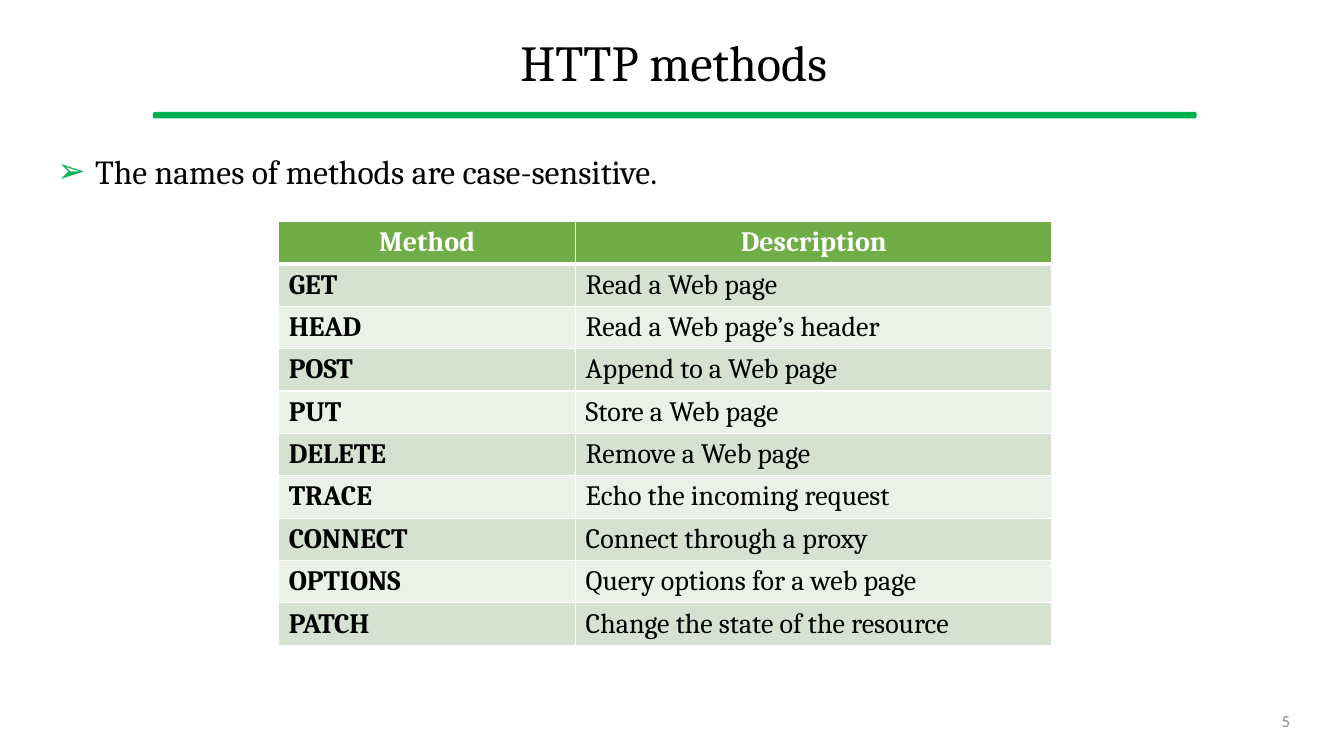
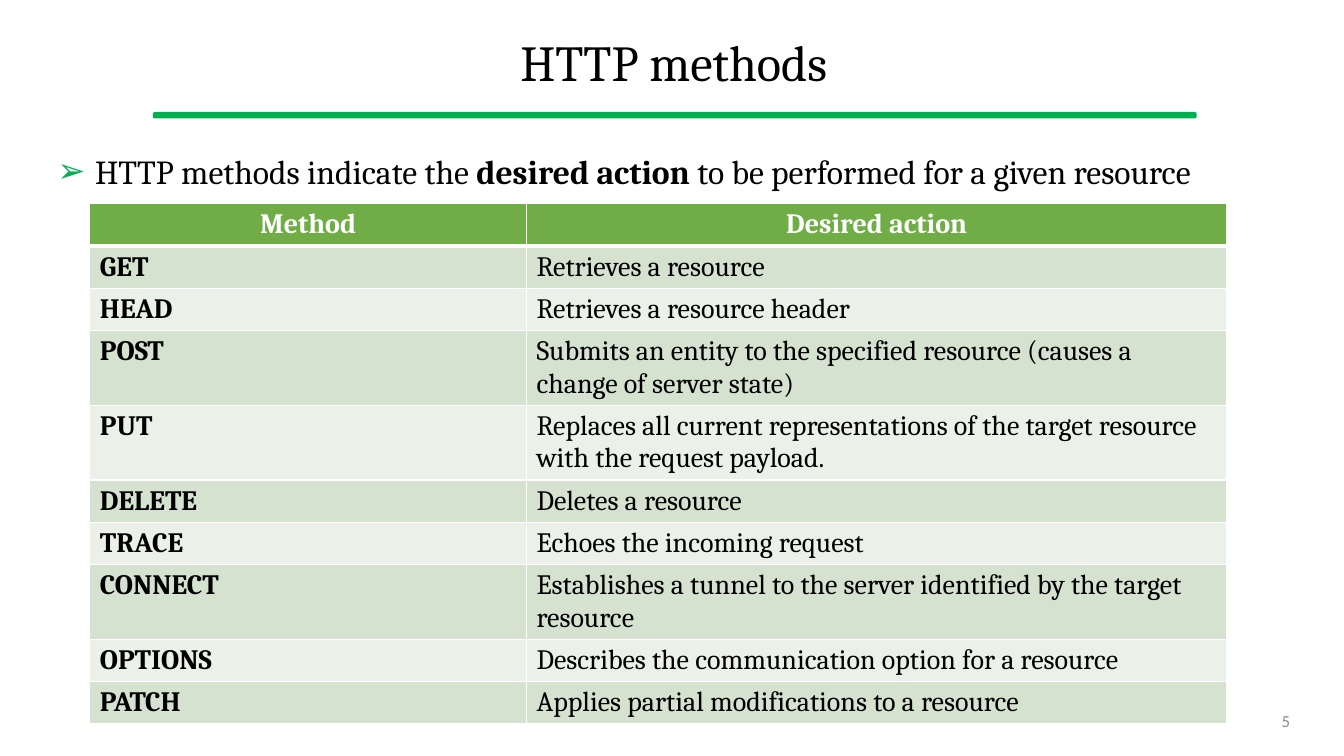
Before and after one commit to gcappon/bwthw, a slide deck: slide 5 of theory_05-http/theory_05-http.pptx. Drawn at 1344x756 pixels with LibreOffice and Linux fonts; fonts in the diff are those of the drawing. Boxes give left, top, right and bottom in pixels: in the first picture for what was removed or moved away, otherwise in the second. Text is boxed around its words. In the diff, an @@ line names an element or a change of style, - is before the commit and + after.

```diff
--- a/theory_05-http/theory_05-http.pptx
+++ b/theory_05-http/theory_05-http.pptx
@@ text at bbox=[95, 160, 1191, 192]: text changed @@
-➢ The names of methods are case-sensitive.
+➢ HTTP methods indicate the desired action to be performed for a given resource
@@ table at bbox=[90, 204, 1227, 741] @@
-row 1, column 2: Description
+row 1, column 2: Desired action
-row 2, column 2: Read a Web page
+row 2, column 2: Retrieves a resource
-row 3, column 2: Read a Web page’s header
+row 3, column 2: Retrieves a resource header
-row 4, column 2: Append to a Web page
+row 4, column 2: Submits an entity to the specified resource (causes a change of server state)
-row 5, column 2: Store a Web page
+row 5, column 2: Replaces all current representations of the target resource with the request payload.
-row 6, column 2: Remove a Web page
+row 6, column 2: Deletes a resource
-row 7, column 2: Echo the incoming request
+row 7, column 2: Echoes the incoming request
-row 8, column 2: Connect through a proxy
+row 8, column 2: Establishes a tunnel to the server identified by the target resource
-row 9, column 2: Query options for a web page
+row 9, column 2: Describes the communication option for a resource
-row 10, column 2: Change the state of the resource
+row 10, column 2: Applies partial modifications to a resource
@@ table: place and size @@
-table at bbox=[278, 222, 1053, 658]
+table at bbox=[90, 204, 1227, 741]
```
Also in this commit, not shown: 9 other slides changed, 7 slides added, 2 slides removed, 12 other files.
